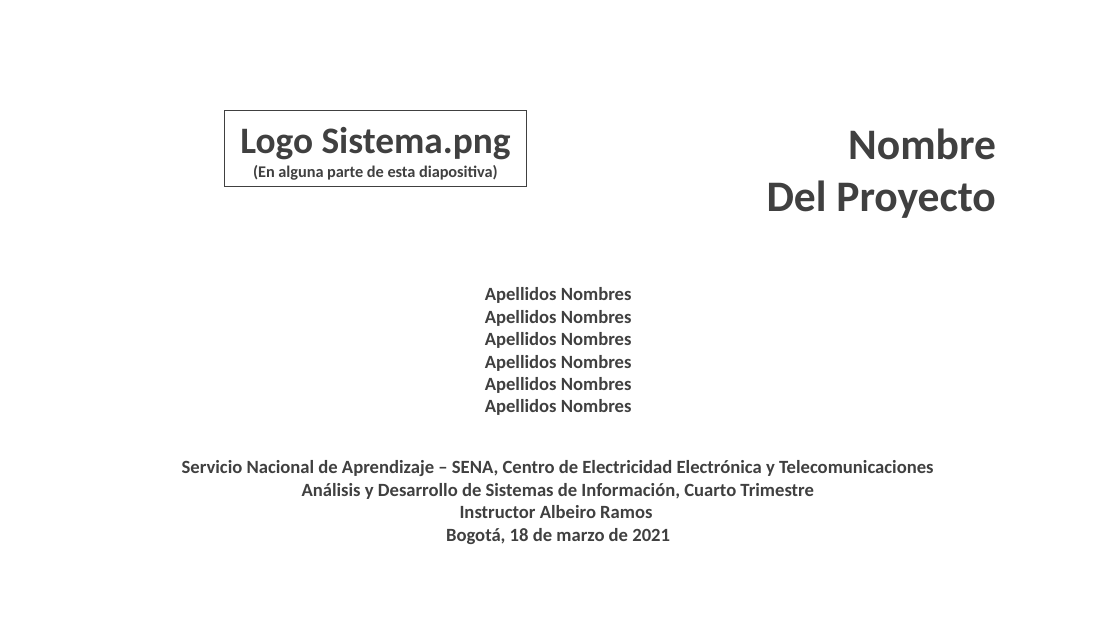
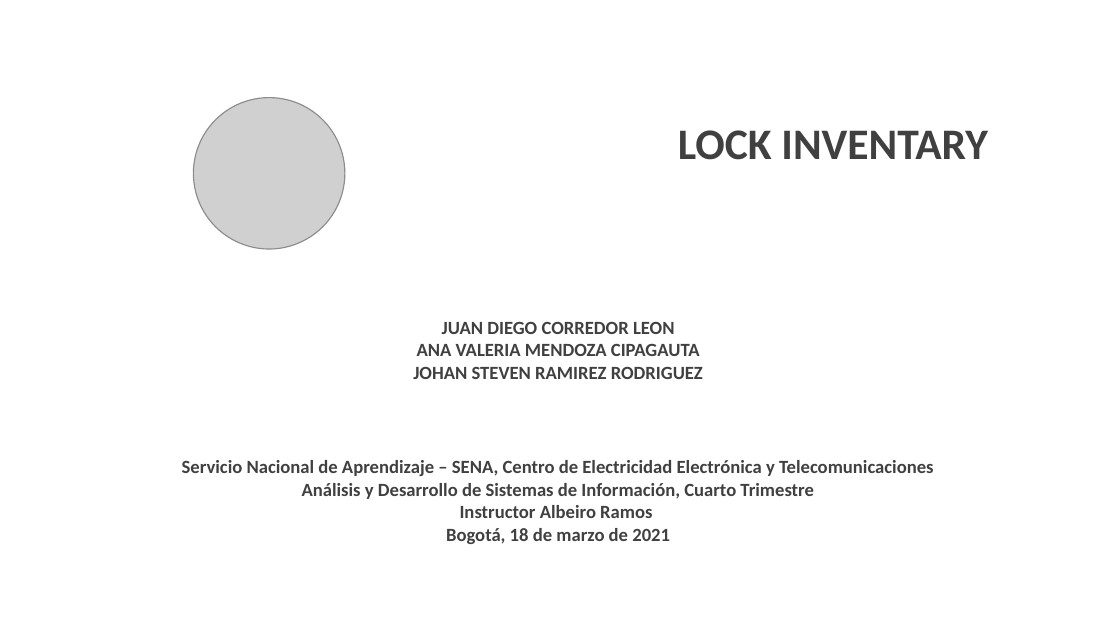
Before and after one commit to 9anavaleria/Proyecto, a slide deck: slide 1 of app/app_documentacion/1er_trim/1_1_proyecto/1_1_1_presentacion_proyecto.pptx. Drawn at 1120x630 pixels with LibreOffice and Linux fonts; fonts in the diff are those of the drawing; grey boxes stand for pictures; background and template pictures are left out. Boxes give left, top, right and bottom in pixels: in the first picture for what was removed or moved away, otherwise in the second. Text is boxed around its words. In the diff, an @@ line names an element or a change of style, - is before the commit and + after.

```diff
--- a/app/app_documentacion/1er_trim/1_1_proyecto/1_1_1_presentacion_proyecto.pptx
+++ b/app/app_documentacion/1er_trim/1_1_proyecto/1_1_1_presentacion_proyecto.pptx
@@ picture added at box(194, 97, 345, 249) @@
@@ rectangle removed at box(225, 111, 526, 187) @@
-Logo Sistema.png
-(En alguna parte de esta diapositiva)
@@ text at box(678, 130, 988, 160): text changed @@
-Nombre
-Del Proyecto
+LOCK INVENTARY
@@ text at box(413, 322, 703, 379): text changed @@
-Apellidos Nombres
-Apellidos Nombres
-Apellidos Nombres
-Apellidos Nombres
-Apellidos Nombres
-Apellidos Nombres
+JUAN DIEGO CORREDOR LEON
+ANA VALERIA MENDOZA CIPAGAUTA
+JOHAN STEVEN RAMIREZ RODRIGUEZ
```
Also in this commit, not shown: 4 other slides changed, 10 slides added, 7 slides removed, 3 other files.
